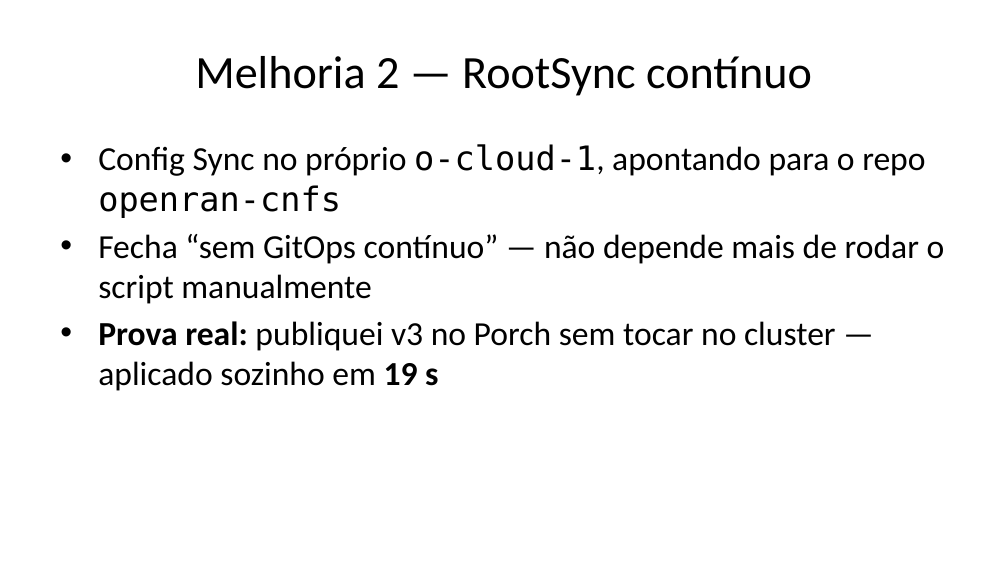
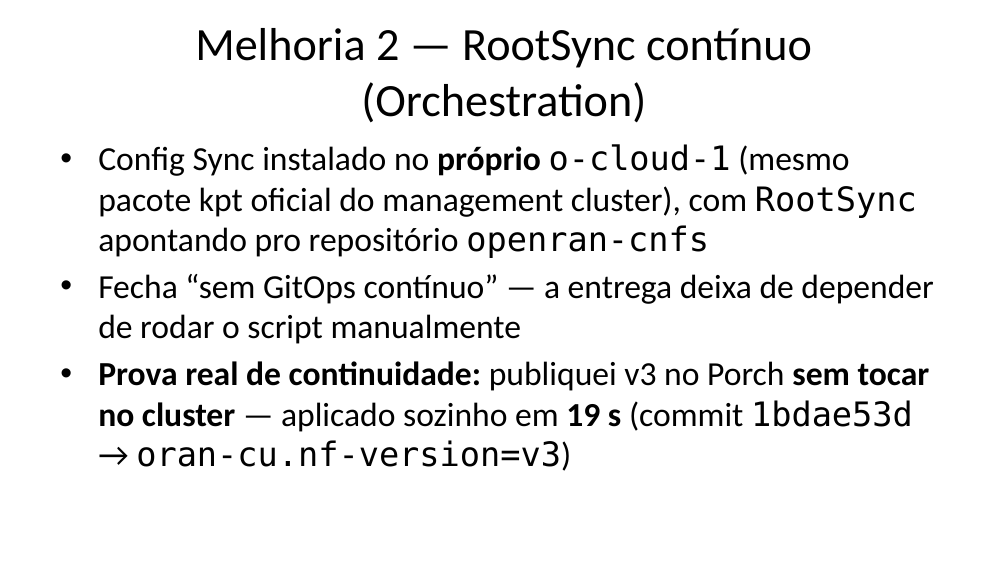
Before and after one commit to DiegoAbreuSWB/OpenRANCESARSMO, a slide deck: slide 23 of presentation/Parte2-Apresentacao-SMO-Nephio.pptx (slide 11 before the commit). Drawn at 1008x567 pixels with LibreOffice and Linux fonts; fonts in the diff are those of the drawing. Boxes give left, top, right and bottom in pixels: in the first picture for what was removed or moved away, otherwise in the second. Text is boxed around its words. In the diff, an @@ line names an element or a change of style, - is before the commit and + after.

Commit message:
docs: apresentação Parte 2 bem mais detalhada (15 -> 29 slides)
Pedido do usuário: mais detalhe, explicar o que foi feito/implementado/deixado de
fora, os experimentos individualmente, e o porquê de cada decisão.

- Cada um dos 6 experimentos originais ganha seu próprio slide (antes agrupados
  2-a-2), com comando, resultado real e o que prova.
- Novos slides de contexto/racional: objetivo da Parte 2, recap da tese da Parte 1,
  por que essas escolhas de ambiente, por que NFs simuladas (com a avaliação real
  de free5GC/UERANSIM/OAI que foi descartada), por que as 4 melhorias pós-entrega
  (a conversa real sobre O1/O2/A1/xApp/rApp que motivou o trabalho extra).
- Dois slides-resumo novos: "o que ficou de fora na entrega original" e "o que foi
  implementado x o que ficou de fora" (visão geral final).
- Reaproveita diagramas conceituais já existentes (nephio-arch, provisioning-flow)
  para as explicações de "como funciona" antes de cada bloco de experimentos.
- 29 slides, 10 imagens, notas de apresentador em todos.

```diff
--- a/presentation/Parte2-Apresentacao-SMO-Nephio.pptx
+++ b/presentation/Parte2-Apresentacao-SMO-Nephio.pptx
@@ title at [195,28,812,123]: text changed @@
-Melhoria 2 — RootSync contínuo
+Melhoria 2 — RootSync contínuo (Orchestration)
@@ text at [98,144,933,471]: text changed @@
-• Config Sync no próprio o-cloud-1, apontando para o repo openran-cnfs
-• Fecha “sem GitOps contínuo” — não depende mais de rodar o script manualmente
-• Prova real: publiquei v3 no Porch sem tocar no cluster — aplicado sozinho em 19 s
+• Config Sync instalado no próprio o-cloud-1 (mesmo pacote kpt oficial do management cluster), com RootSync apontando pro repositório openran-cnfs
+• Fecha “sem GitOps contínuo” — a entrega deixa de depender de rodar o script manualmente
+• Prova real de continuidade: publiquei v3 no Porch sem tocar no cluster — aplicado sozinho em 19 s (commit 1bdae53d → oran-cu.nf-version=v3)
```
Also in this commit, not shown: 13 other slides changed, 15 slides added, 1 slide removed, 2 other files.
